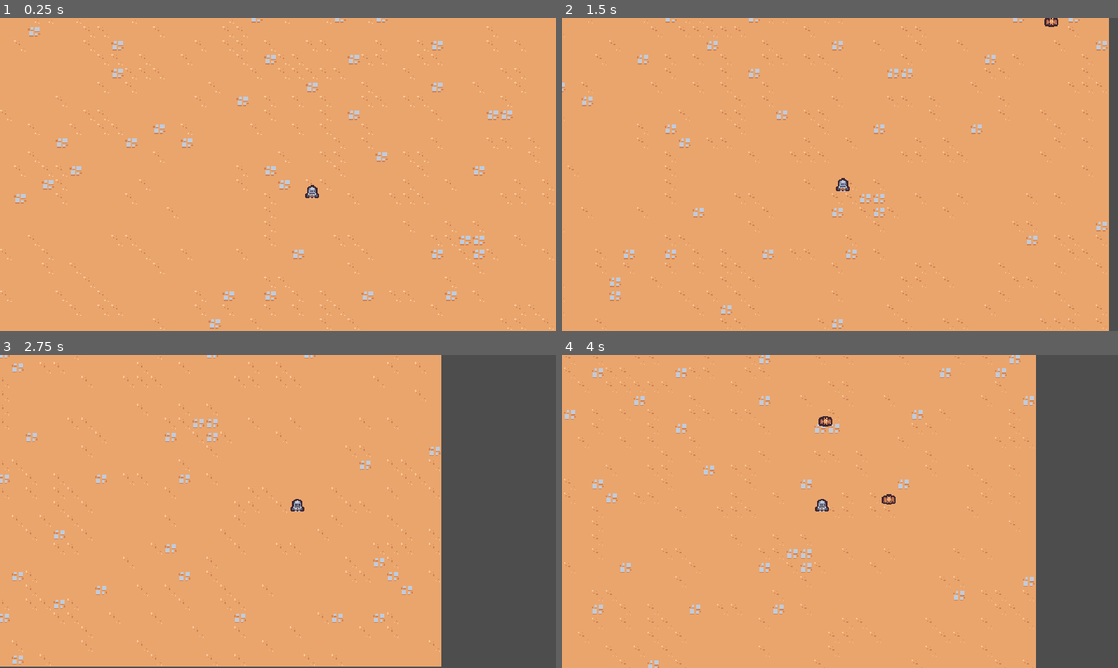
Above: before the commit, frames 1-4 (two rows, left to right).
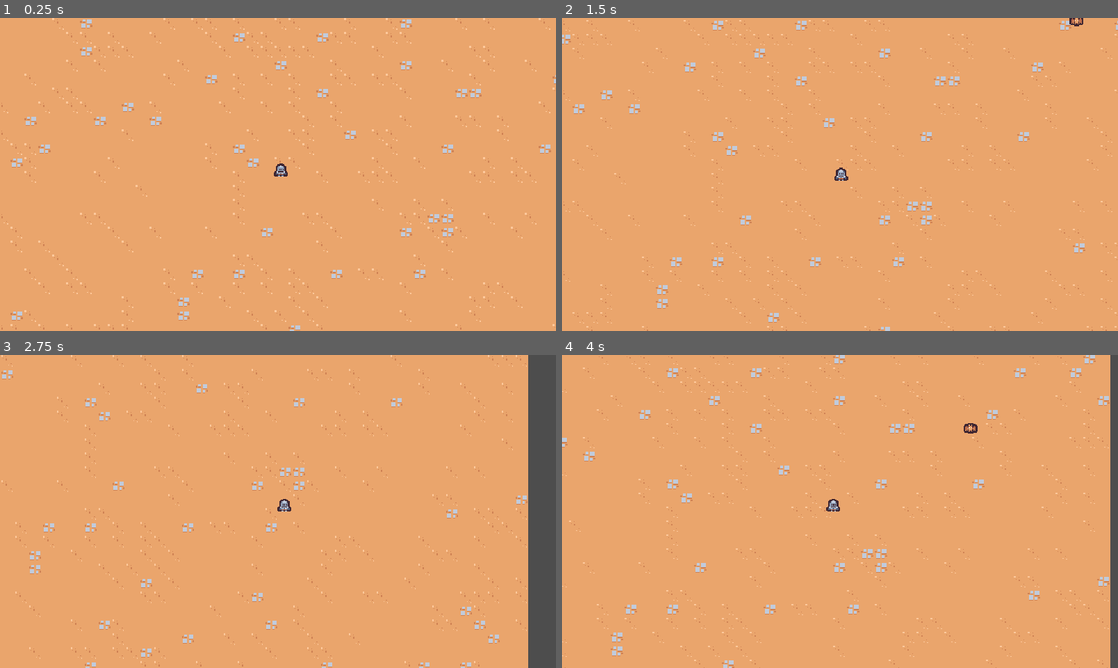
Above: after the commit, the same moments.

Repository: Osama-cs/GameDevPractise
Game: Godot game, scene res://scenes/main/main.tscn
The game is run twice, just before and just after one commit, with the same random seed, the same clock (stepped at 60 frames per second) and the same inputs.
Inputs:
- Up to frame 1 (0.25 s): no input
- Up to frame 2 (1.5 s): hold D (move_right) 0.53-1.28 s; hold S (move_down) from 1.28 s (still down)
- Up to frame 3 (2.75 s): release S (move_down) at 2.03 s; hold D (move_right) from 2.03 s (still down)
- Up to frame 4 (4 s): release D (move_right) at 2.78 s; hold W (move_up) 2.78-3.53 s; hold A (move_left) from 3.53 s (still down)

The runs differ from the first frame. In frame 1, 5.2% of the frame differs, in the area x 0-100%, y 0-100%; in frame 2, 6.1%; in frame 3, 19%, in the area x 0-95%, y 0-100%; in frame 4, 17%.

Commit message:
Made the feel of the game a lot smoother.

Diff:
--- a/project.godot
+++ b/project.godot
@@ -59,6 +59,7 @@
 2d_physics/layer_1="Terrain"
 2d_physics/layer_2="Player"
 2d_physics/layer_3="Enemy"
+2d_physics/layer_4="EnemyCollision"
 
 [rendering]
 
--- a/scenes/basic_enemy/basic_enemy.gd
+++ b/scenes/basic_enemy/basic_enemy.gd
@@ -1,7 +1,7 @@
 #7
 extends CharacterBody2D
 
-const MAX_SPEED = 75
+const MAX_SPEED = 40
 
 
 # Called when the node enters the scene tree for the first time.
--- a/scenes/basic_enemy/basic_enemy.tscn
+++ b/scenes/basic_enemy/basic_enemy.tscn
@@ -10,7 +10,9 @@
 radius = 5.0
 
 [node name="BasicEnemy" type="CharacterBody2D" groups=["enemy"]]
-collision_layer = 0
+collision_layer = 8
+collision_mask = 9
+motion_mode = 1
 script = ExtResource("1_qme3c")
 
 [node name="Area2D" type="Area2D" parent="."]
--- a/scenes/game_camera/game_camera.gd
+++ b/scenes/game_camera/game_camera.gd
@@ -10,7 +10,7 @@
 # Called every frame. 'delta' is the elapsed time since the previous frame.
 func _process(delta):
 	acquire_target()
-	global_position = global_position.lerp(target_position, 1.0 - exp(-delta * 10))
+	global_position = global_position.lerp(target_position, 1.0 - exp(-delta * 20))
 
 
 func acquire_target():
--- a/scenes/player/player.gd
+++ b/scenes/player/player.gd
@@ -1,6 +1,7 @@
 extends CharacterBody2D
 
-const MAX_SPEED = 200
+const MAX_SPEED = 125
+const ACCELERATION_SMOOTHING = 25
 
 
 # Called when the node enters the scene tree for the first time.
@@ -12,9 +13,10 @@
 func _process(delta):
 	var movement_vector = get_movement_vector()
 	var direction = movement_vector.normalized()
-	velocity = direction * MAX_SPEED
+	var target_velocity = direction * MAX_SPEED
 	move_and_slide()
 
+	velocity = velocity.lerp(target_velocity, 1 - exp(-delta * ACCELERATION_SMOOTHING))
 
 func get_movement_vector():
 	var x_movement = Input.get_action_strength("move_right") - Input.get_action_strength("move_left")
--- a/scenes/player/player.tscn
+++ b/scenes/player/player.tscn
@@ -9,6 +9,7 @@
 
 [node name="Player" type="CharacterBody2D" groups=["player"]]
 collision_layer = 0
+motion_mode = 1
 script = ExtResource("1_ldp3v")
 
 [node name="AbilityManager" type="Node" parent="."]
